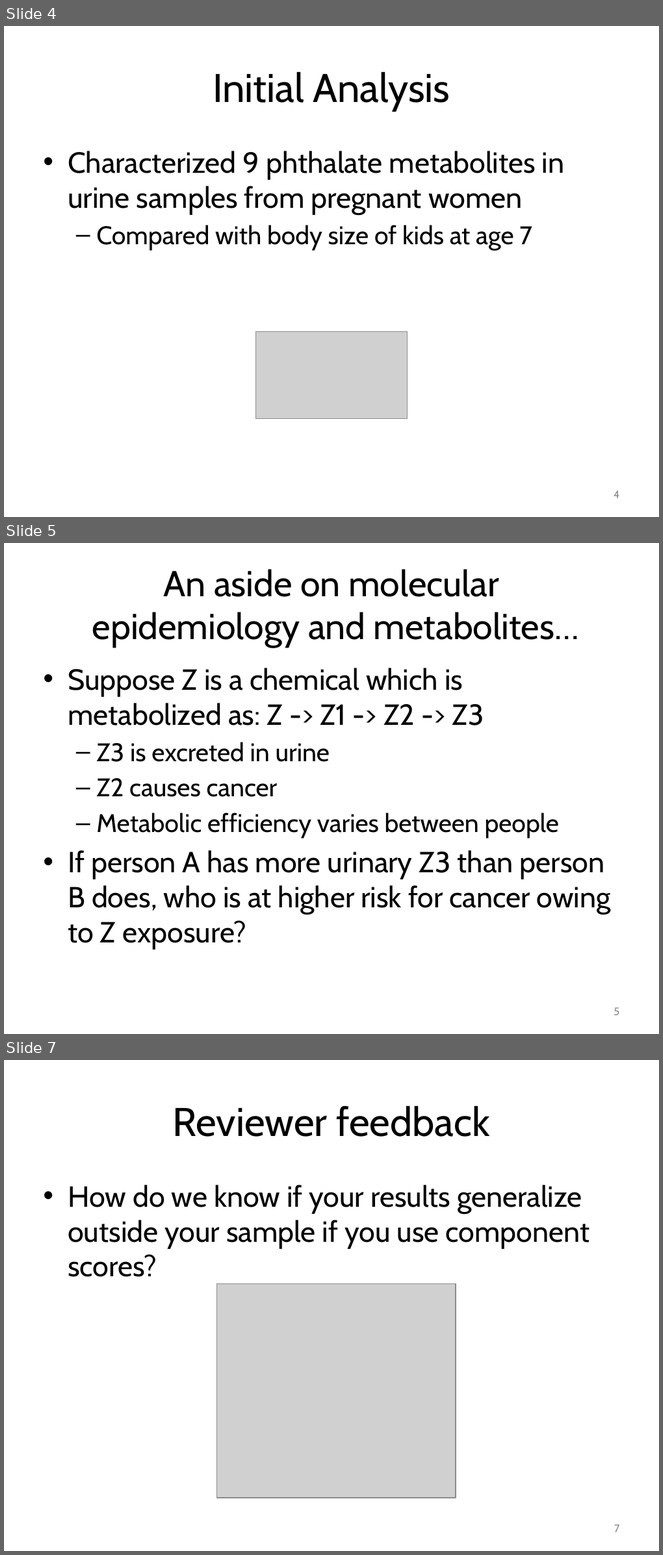
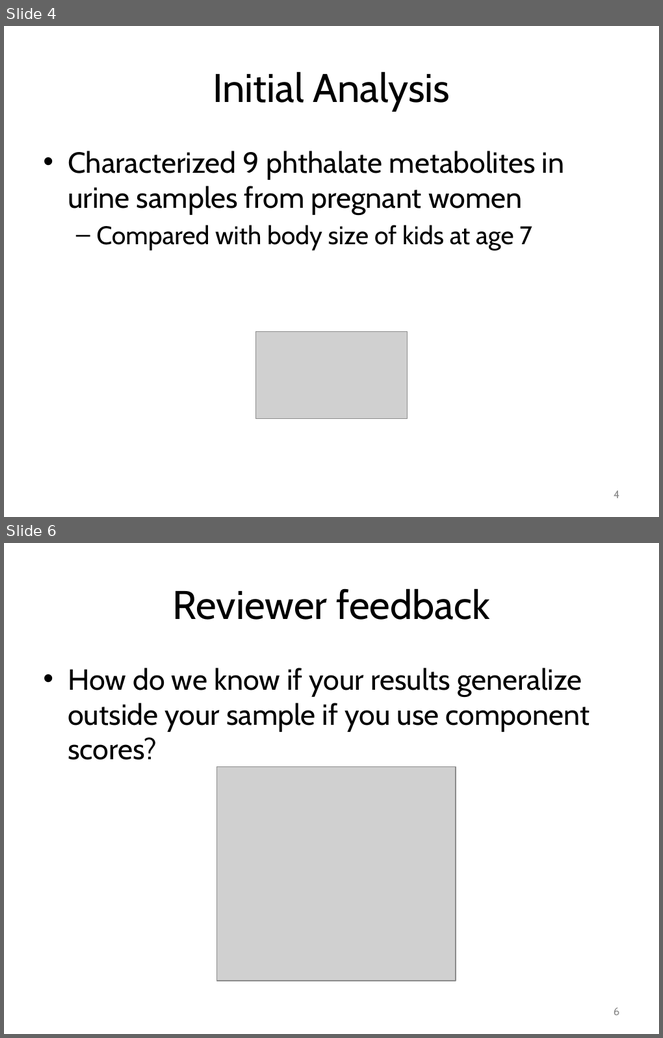
Before and after one commit to smooney27/RWorkshopSER2023, a slide deck: RWorkshopPart4-CaseStudy.pptx. Shown one above the other, each under a label of ours: slides 4, 5 and 7 before the commit, slides 4 and 6 after it; the slides between them are not shown. The pictures are 663x1555 and 663x1038 pixels, drawn with LibreOffice and Linux fonts; fonts in the diff are those of the drawing; grey boxes stand for pictures. Boxes give left, top, right and bottom in pixels: in the first picture for what was removed or moved away, otherwise in the second. Text is boxed around its words. In the diff, an @@ line names an element or a change of style, - is before the commit and + after.

```diff
--- a/RWorkshopPart4-CaseStudy.pptx
+++ b/RWorkshopPart4-CaseStudy.pptx
@@ slide 5 removed at box(4, 543, 659, 1034), background #FFFFFF @@
@@ title removed at box(92, 569, 579, 647) @@
-An aside on molecular
-epidemiology and metabolites…
@@ text removed at box(68, 668, 611, 949) @@
-• Suppose Z is a chemical which is metabolized as: Z -> Z1 -> Z2 -> Z3
-  – Z3 is excreted in urine
-  – Z2 causes cancer
-  – Metabolic efficiency varies between people
-• If person A has more urinary Z3 than person B does, who is at higher risk for cancer owing to Z exposure?
@@ page number removed at box(614, 1008, 620, 1016) @@
-5
@@ what was slide 7 is now slide 6 @@
@@ page number at box(614, 1008, 620, 1016): text changed @@
-7
+6
```
Also in this commit, not shown: 6 slides changed, 3 other slides removed, 2 other files.
